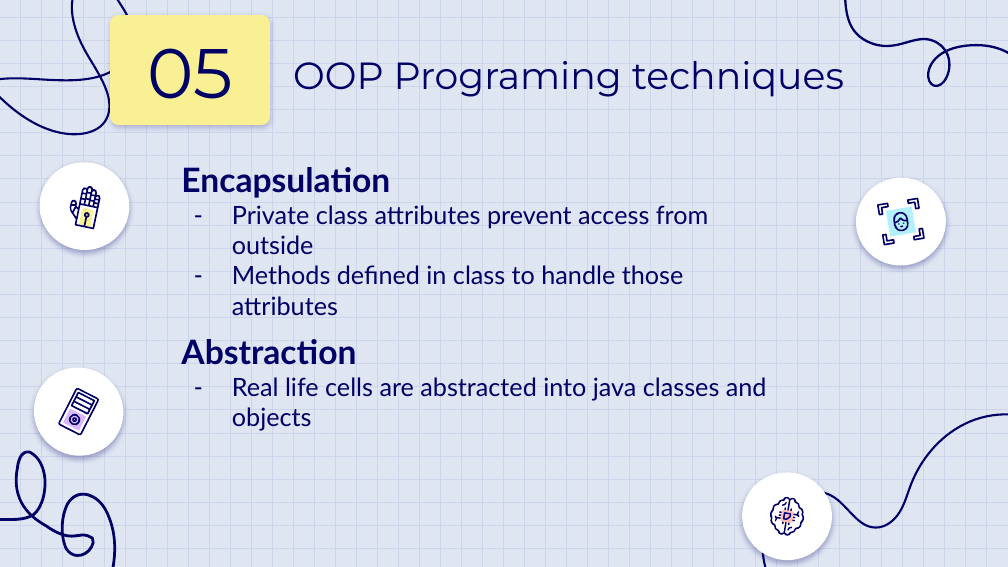
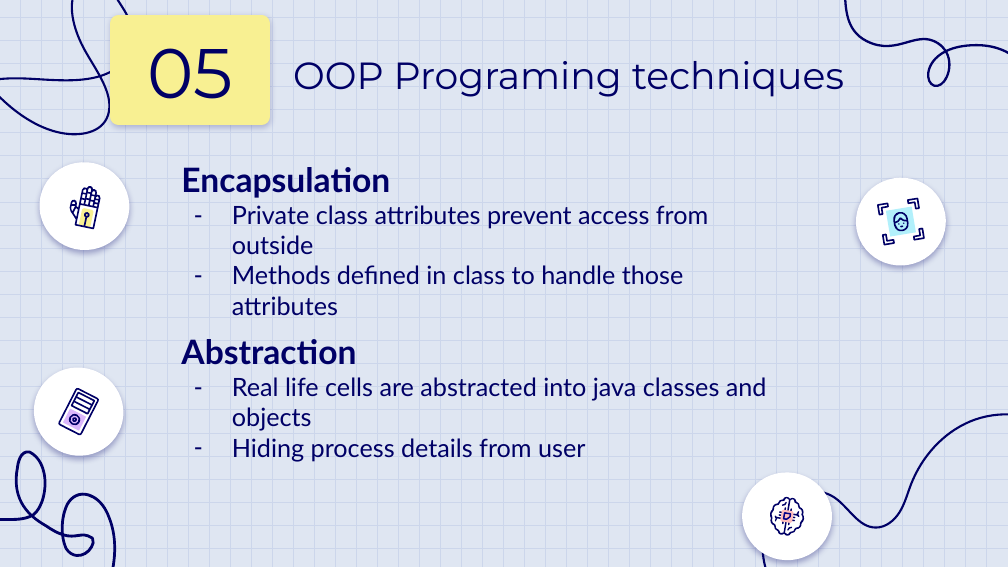
Before and after one commit to nvdang1811/OOLT.VN.20231-05, a slide deck: slide 6 of presentation/OOP_presentation_group5_20231.pptx. Drawn at 1008x567 pixels with LibreOffice and Linux fonts; fonts in the diff are those of the drawing. Boxes give left, top, right and bottom in pixels: in the first picture for what was removed or moved away, otherwise in the second. Text is boxed around its words. In the diff, an @@ line names an element or a change of style, - is before the commit and + after.

Commit message:
Update some things in report/presentation slides

```diff
--- a/presentation/OOP_presentation_group5_20231.pptx
+++ b/presentation/OOP_presentation_group5_20231.pptx
@@ text at [232, 438, 585, 461]: paragraph added @@
+– Hiding process details from user
```
Also in this commit, not shown: 2 other slides changed, 4 other files.
